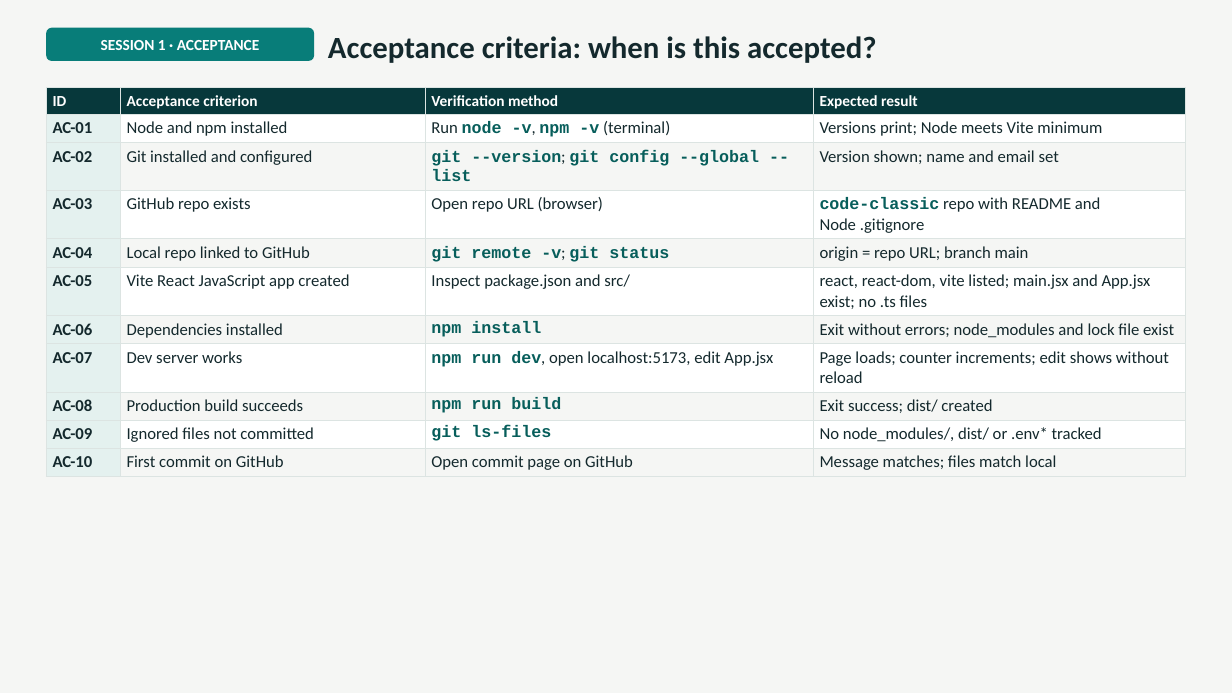
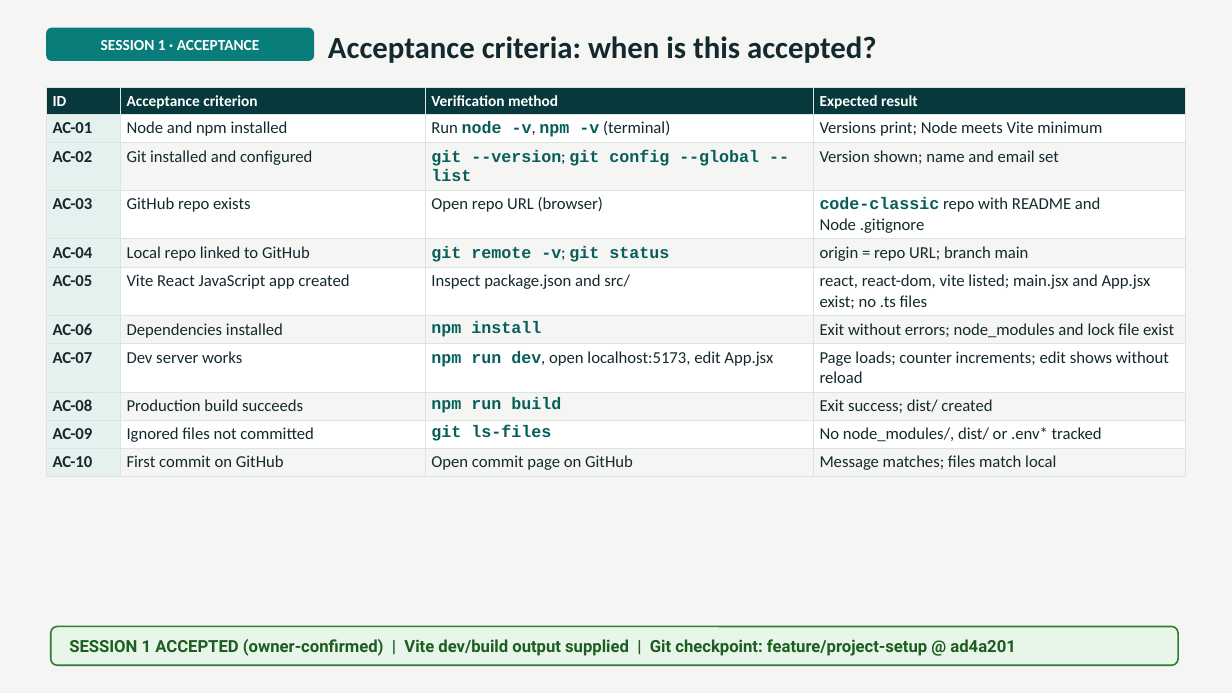
Before and after one commit to jaydeeprajputprojects-wq/codeclassic, a slide deck: slide 9 of docs/initial-project-docs/CodeClassic_Execution_Plan.pptx. Drawn at 1232x693 pixels with LibreOffice and Linux fonts; fonts in the diff are those of the drawing. Boxes give left, top, right and bottom in pixels: in the first picture for what was removed or moved away, otherwise in the second. Text is boxed around its words. In the diff, an @@ line names an element or a change of style, - is before the commit and + after.

```diff
--- a/docs/initial-project-docs/CodeClassic_Execution_Plan.pptx
+++ b/docs/initial-project-docs/CodeClassic_Execution_Plan.pptx
@@ rounded rectangle added at [51, 627, 1178, 665], fill #E8F5E9, outline #2E7D32 1.25 pt, 13 pt, text #1B5E20, bold @@
+SESSION 1 ACCEPTED (owner-confirmed) | Vite dev/build output supplied | Git checkpoint: feature/project-setup @ ad4a201
```
Also in this commit, not shown: 1 other slide changed, 19 other files.
